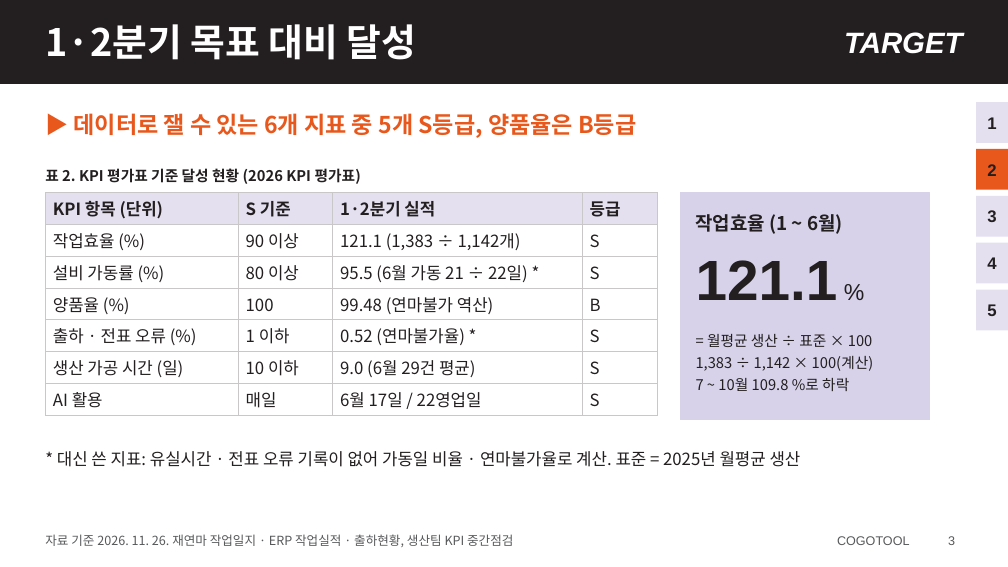
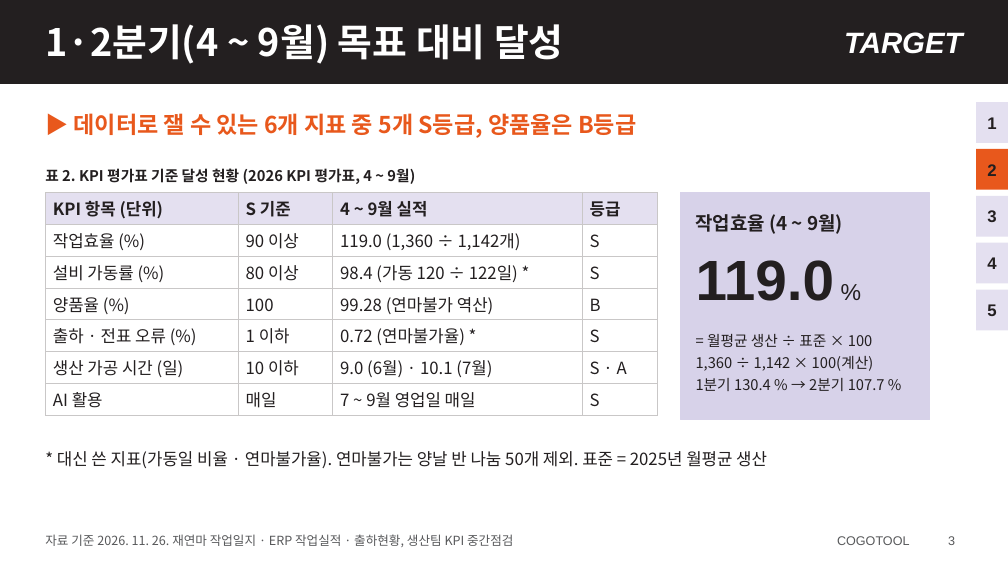
Before and after one commit to HanKyungJun/koreatooling-portal, a slide deck: slide 3 of wiki/reports/07_KPI/생산팀_KPI_중간점검_20261128.pptx. Drawn at 1008x567 pixels with LibreOffice and Linux fonts; fonts in the diff are those of the drawing. Boxes give left, top, right and bottom in pixels: in the first picture for what was removed or moved away, otherwise in the second. Text is boxed around its words. In the diff, an @@ line names an element or a change of style, - is before the commit and + after.

Commit message:
KPI 중간점검 발표자료 4~9월 기준으로 재정리 (2026-11-27)

```diff
--- a/wiki/reports/07_KPI/생산팀_KPI_중간점검_20261128.pptx
+++ b/wiki/reports/07_KPI/생산팀_KPI_중간점검_20261128.pptx
@@ title at (45,24,564,64): text changed @@
-1·2분기 목표 대비 달성
+1·2분기(4 ~ 9월) 목표 대비 달성
@@ text at (45,168,415,184): text changed @@
-표 2. KPI 평가표 기준 달성 현황 (2026 KPI 평가표)
+표 2. KPI 평가표 기준 달성 현황 (2026 KPI 평가표, 4 ~ 9월)
@@ table at (45,193,658,415) @@
-row 1, column 3: 1·2분기 실적
+row 1, column 3: 4 ~ 9월 실적
-row 2, column 3: 121.1 (1,383 ÷ 1,142개)
+row 2, column 3: 119.0 (1,360 ÷ 1,142개)
-row 3, column 3: 95.5 (6월 가동 21 ÷ 22일) *
+row 3, column 3: 98.4 (가동 120 ÷ 122일) *
-row 4, column 3: 99.48 (연마불가 역산)
+row 4, column 3: 99.28 (연마불가 역산)
-row 5, column 3: 0.52 (연마불가율) *
+row 5, column 3: 0.72 (연마불가율) *
-row 6, column 3: 9.0 (6월 29건 평균)
+row 6, column 3: 9.0 (6월) · 10.1 (7월)
-row 6, column 4: S
+row 6, column 4: S · A
-row 7, column 3: 6월 17일 / 22영업일
+row 7, column 3: 7 ~ 9월 영업일 매일
@@ text at (695,214,843,234): text changed @@
-작업효율 (1 ~ 6월)
+작업효율 (4 ~ 9월)
@@ text at (696,260,835,301): text changed @@
-121.1 %
+119.0 %
@@ text at (696,356,885,391): text changed @@
-1,383 ÷ 1,142 × 100(계산)
-7 ~ 10월 109.8 %로 하락
+1,360 ÷ 1,142 × 100(계산)
+1분기 130.4 % → 2분기 107.7 %
@@ text at (57,451,767,468): text changed @@
-* 대신 쓴 지표: 유실시간 · 전표 오류 기록이 없어 가동일 비율 · 연마불가율로 계산. 표준 = 2025년 월평균 생산
+* 대신 쓴 지표(가동일 비율 · 연마불가율). 연마불가는 양날 반 나눔 50개 제외. 표준 = 2025년 월평균 생산
```
Also in this commit, not shown: 6 other slides changed, 1 other file.
